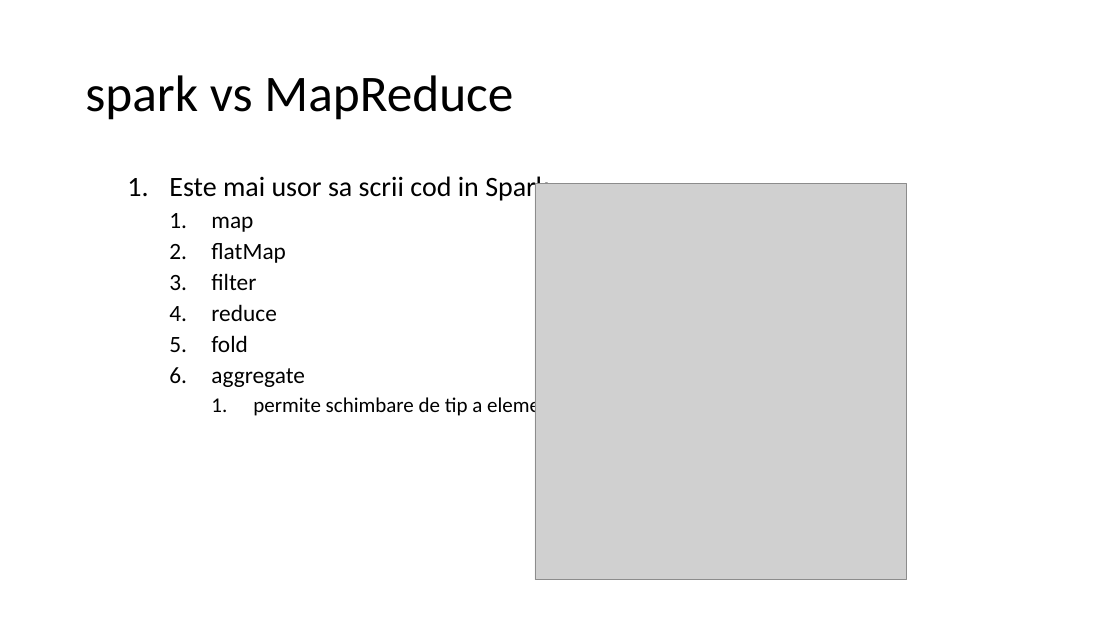
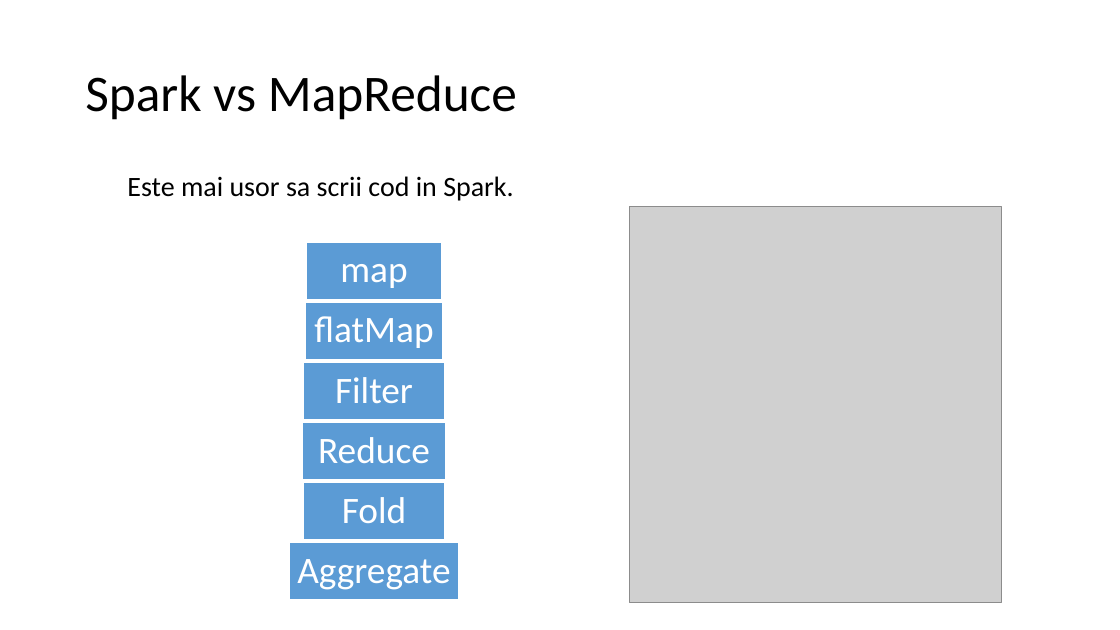
Before and after one commit to dorin-miron/MusicCl, a slide deck: slide 7 of scala-spark.pptx. Drawn at 1120x630 pixels with LibreOffice and Linux fonts; fonts in the diff are those of the drawing; grey boxes stand for pictures. Boxes give left, top, right and bottom in pixels: in the first picture for what was removed or moved away, otherwise in the second. Text is boxed around its words. In the diff, an @@ line names an element or a change of style, - is before the commit and + after.

```diff
--- a/scala-spark.pptx
+++ b/scala-spark.pptx
@@ title at (85, 75, 517, 120): text changed @@
-spark vs MapReduce
+Spark vs MapReduce
@@ text "Este mai usor sa scrii ..." at (127, 176, 514, 201): bullet 1. to none @@
@@ picture: place and size @@
-picture at (535, 184, 907, 581)
+picture at (629, 207, 1002, 603)
@@ text at (211, 216, 591, 418): paragraphs removed @@
-    1. map
-    2. flatMap
-    3. filter
-    4. reduce
-    5. fold
-    6. aggregate
-      1. permite schimbare de tip a elementelor din RDD
@@ group added at (289, 242, 459, 600): 6 rectangles, 6 texts @@
+map
+flatMap
+Filter
+Reduce
+Fold
+Aggregate
```
Also in this commit, not shown: 4 other slides changed, 8 slides added, 7 slides removed, 1 other file.
